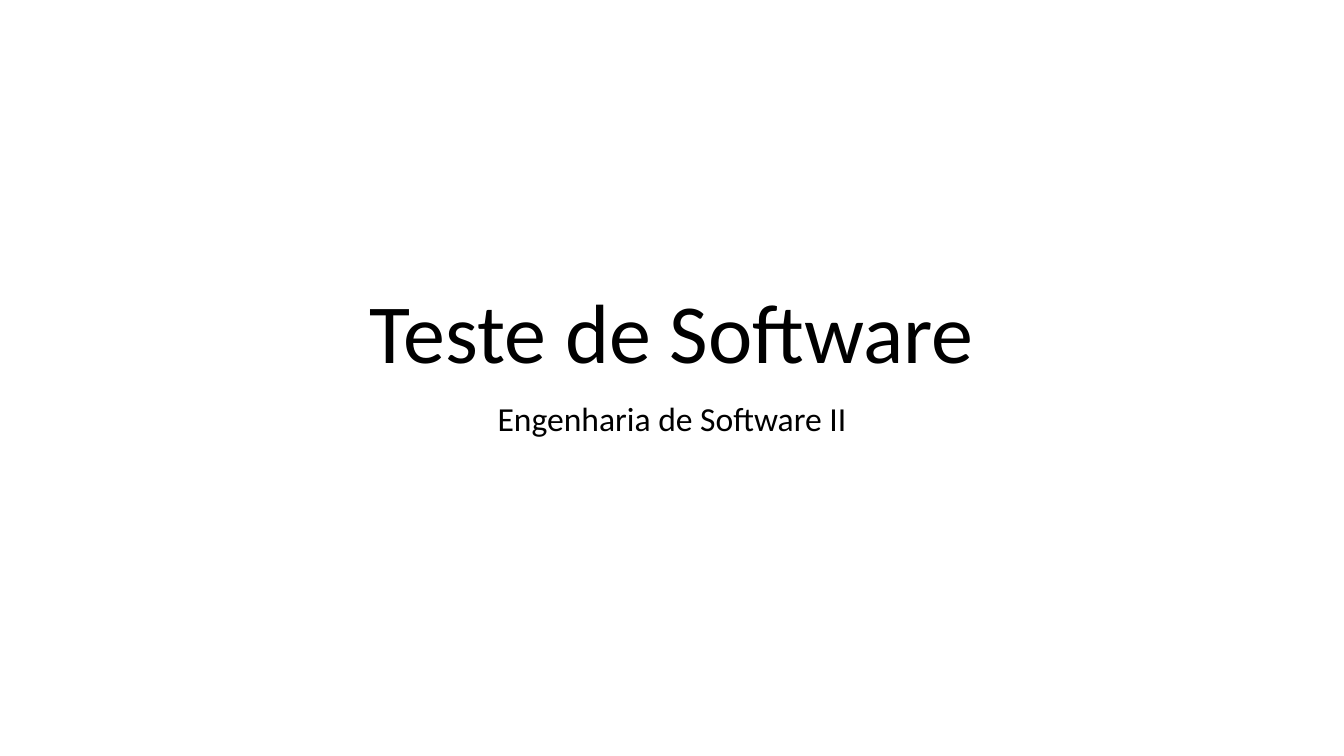
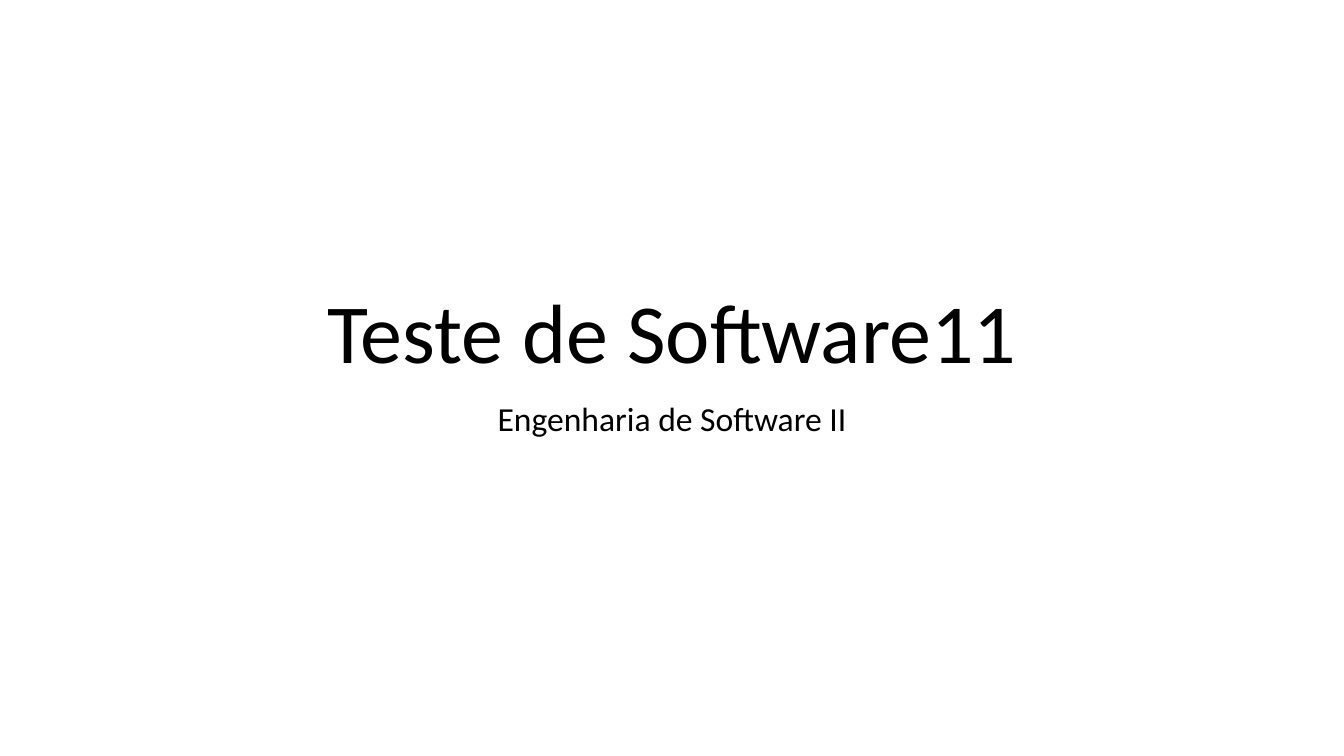
Before and after one commit to fmassaretto/SoftwareTesting, a slide deck: slide 1 of Teste de Software.pptx. Drawn at 1344x756 pixels with LibreOffice and Linux fonts; fonts in the diff are those of the drawing. Boxes give left, top, right and bottom in pixels: in the first picture for what was removed or moved away, otherwise in the second. Text is boxed around its words. In the diff, an @@ line names an element or a change of style, - is before the commit and + after.

Commit message:
teste

```diff
--- a/Teste de Software.pptx
+++ b/Teste de Software.pptx
@@ title at [327,304,1016,364]: text changed @@
-Teste de Software
+Teste de Software11
```
